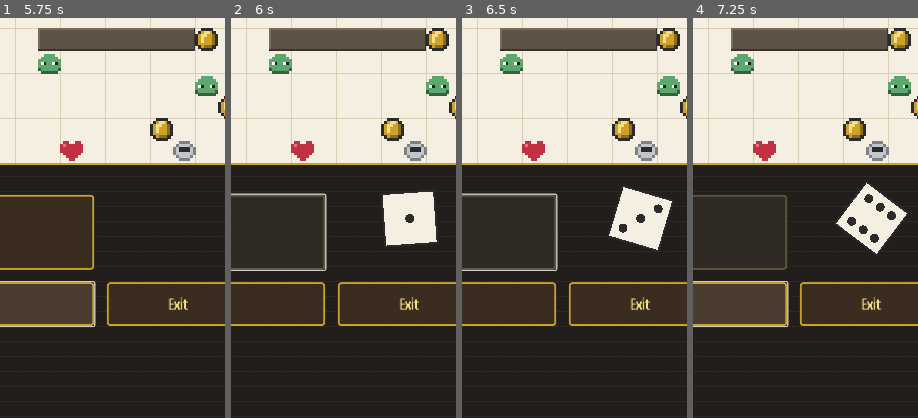
Above: before the commit, frames 1-4 (left to right).
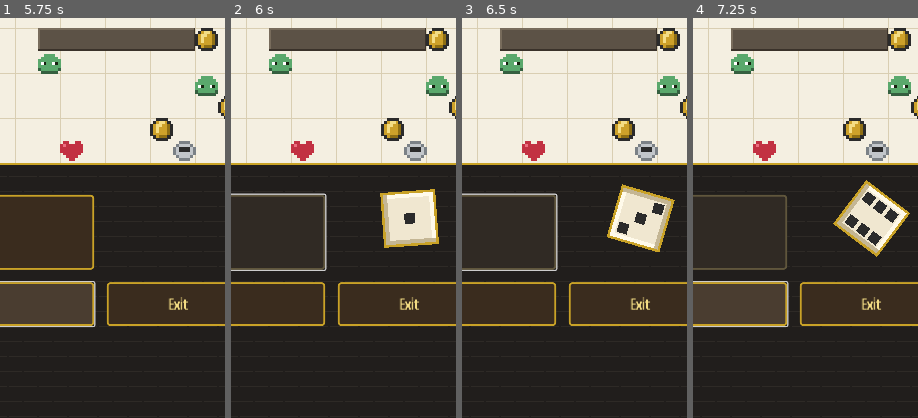
Above: after the commit, the same moments.

Repository: ViliyanSG/paper-dungeon
Game: Godot game, scene res://Main.tscn
Two runs of this game, one before a commit and one after it. Both use one fixed random seed, a clock stepped at 60 frames per second and the inputs below.
Inputs:
- Up to frame 1 (5.75 s): click "Play" at 0.5 s; click "+ New game" at 1.25 s; click "‹" at 2 s; click "+ New game" at 2.75 s; click "KNIGHT" at 3.5 s; click "Shield: ready" at 4.25 s; click "Shield: ready" at 5 s
- Up to frame 2 (6 s): click "Roll die" at 5.75 s
- Up to frame 3 (6.5 s): no input
- Up to frame 4 (7.25 s): click "Shield: ready" at 6.5 s
The pictures show only the part of the screen within x 42-92%, y 46-96%; the shares and areas given below are measured in that part.

Frame 1 is identical in both runs. In frame 2, 1.1% of the frame differs, in the area x 66-93%, y 42-58%; in frame 3, 1.2%; in frame 4, 1.3%, in the area x 62-97%, y 40-60%.

Commit message:
Restyle die to match design: bone face, pixel bevel, gold border, square ink pips

Diff:
--- a/main.gd
+++ b/main.gd
@@ -1757,10 +1757,19 @@
 func _draw_die(center: Vector2, s: float, value: int, angle: float) -> void:
 	draw_set_transform(center, angle, Vector2.ONE)
 	var h := s * 0.5
-	draw_rect(Rect2(-h, -h, s, s), Color(0.957, 0.937, 0.882), true)
-	draw_rect(Rect2(-h, -h, s, s), C_INK, false, 3.0)
+	var bw := s * 0.10
+	# bone face
+	draw_rect(Rect2(-h, -h, s, s), Color8(240, 231, 208), true)
+	# pixel bevel (light top-left, dark bottom-right)
+	draw_rect(Rect2(-h, -h, s, bw), Color8(255, 250, 234), true)
+	draw_rect(Rect2(-h, -h, bw, s), Color8(255, 250, 234), true)
+	draw_rect(Rect2(-h, h - bw, s, bw), Color8(196, 182, 148), true)
+	draw_rect(Rect2(h - bw, -h, bw, s), Color8(196, 182, 148), true)
+	# gold border (matches the buttons)
+	draw_rect(Rect2(-h, -h, s, s), Color8(201, 162, 39), false, 4.0)
+	# square pips (pixel style)
 	var d := s * 0.27
-	var pr := s * 0.085
+	var pr := s * 0.10
 	var layouts := {
 		1: [Vector2(0, 0)],
 		2: [Vector2(-d, -d), Vector2(d, d)],
@@ -1770,7 +1779,7 @@
 		6: [Vector2(-d, -d), Vector2(d, -d), Vector2(-d, 0), Vector2(d, 0), Vector2(-d, d), Vector2(d, d)],
 	}
 	for p in layouts.get(value, layouts[1]):
-		draw_circle(p, pr, C_INK)
+		draw_rect(Rect2(p.x - pr, p.y - pr, pr * 2.0, pr * 2.0), C_INK, true)
 	draw_set_transform(Vector2.ZERO, 0.0, Vector2.ONE)
 
 
